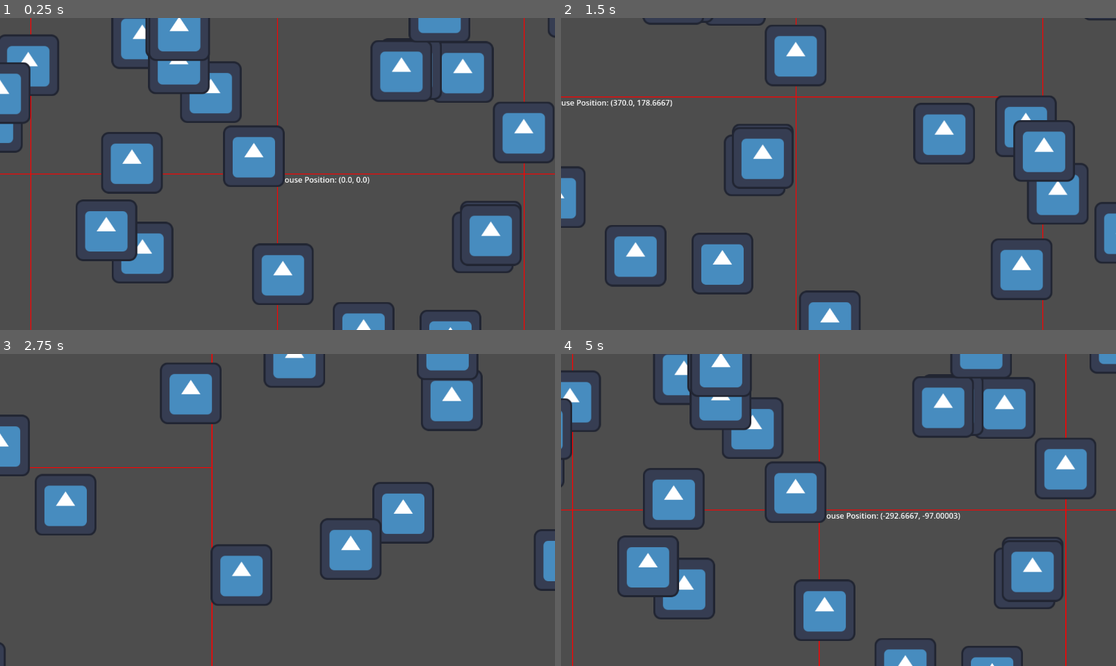
Above: before the commit, frames 1-4 (two rows, left to right).
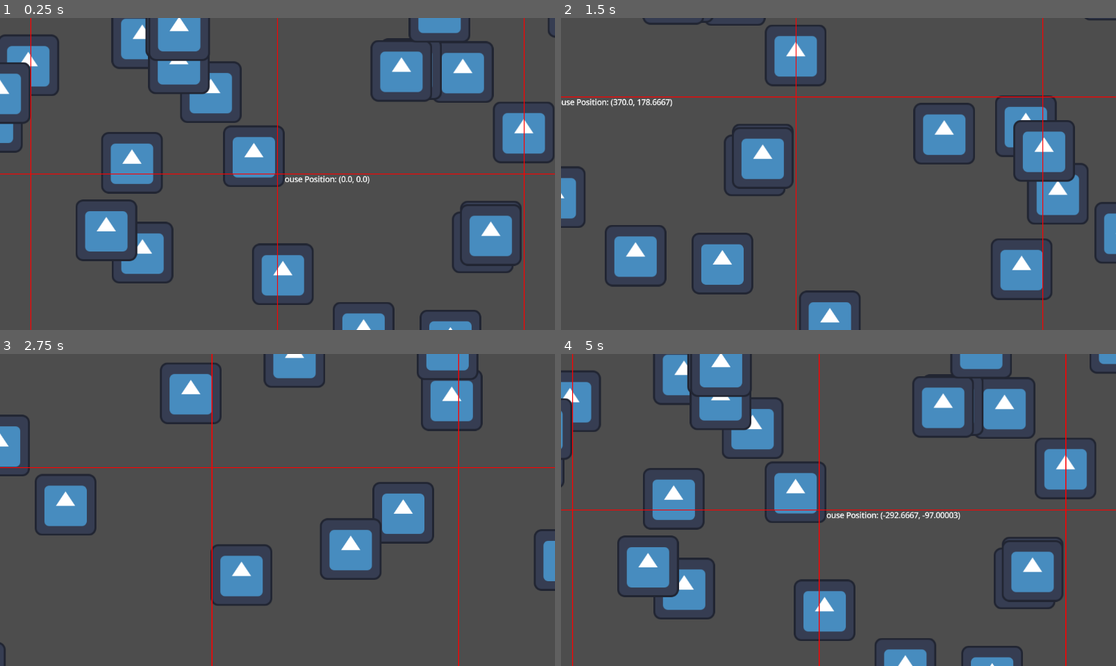
Above: after the commit, the same moments.

Repository: kendrickdk/celestialwarpproject
Game: Godot game, scene res://scenes/Main.tscn
Two runs of this game, one before a commit and one after it. Both use one fixed random seed, a clock stepped at 60 frames per second and the inputs below. The engine's default icon, where the game draws it, is replaced by a stand-in: a white triangle on a blue panel in a dark square.
Inputs (mouse positions are in pixels of both pictures, inside the frame that each line leads up to):
- Up to frame 1 (0.25 s): no input
- Up to frame 2 (1.5 s): tap Enter at 0.5 s; move the mouse to (960, 158) at 0.52 s; hold Right (ui_right) 0.53-1.28 s; click (960, 158) at 0.67 s; move the mouse to (727, 189) at 1.27 s; hold Down (ui_down) from 1.28 s (still down)
- Up to frame 3 (2.75 s): move the mouse to (333, 441) at 2.02 s; release Down (ui_down) at 2.03 s; hold Right (ui_right) from 2.03 s (still down)
- Up to frame 4 (5 s): move the mouse to (810, 572) at 2.77 s; release Right (ui_right) at 2.78 s; hold Up (ui_up) 2.78-3.53 s; click (810, 572) at 2.92 s; move the mouse to (1005, 556) at 3.52 s; hold Left (ui_left) from 3.53 s (still down); move the mouse to (672, 463) at 4.27 s

The runs differ from the first frame. In frame 1, 0.3% of the frame differs, in the area x 5-95%, y 5-92%; in frame 2, 0.5%; in frame 3, 0.5%, in the area x 0-100%, y 0-100%; in frame 4, 0.5%.

Commit message:
Consolidate chunk_grid.gd and fix grid coverage

Diff:
--- /dev/null
+++ b/Scripts/chunk_grid.gd
@@ -0,0 +1,53 @@
+# chunk_grid.gd
+# This script draws either a single chunk rectangle or a full grid of chunks on a Node2D.
+# Attach this to a Node2D in your scene.
+
+extends Node2D
+
+@export var chunk_size: int = 512       # Size (width/height) of each chunk in pixels
+@export var map_width: int = 2048       # Total width of the map when drawing the full grid
+@export var map_height: int = 2048      # Total height of the map when drawing the full grid
+@export var use_map_grid: bool = true   # Toggle between drawing the full grid or a single chunk
+
+func _draw():
+	# Called whenever the node needs to redraw. Chooses which drawing function to use.
+	if use_map_grid:
+		_draw_map_grid()
+	else:
+		_draw_single_chunk()
+
+func _draw_single_chunk():
+	# Draws a single red rectangle from (0,0) to (chunk_size, chunk_size)
+	draw_rect(
+		Rect2(Vector2.ZERO, Vector2(chunk_size, chunk_size)),  # Rectangle dimensions
+		Color(1, 0, 0, 0),                                      # Transparent fill color (alpha=0)
+		false,                                                  # Do not fill (outline only)
+		2                                                       # Line thickness
+	)
+
+func _draw_map_grid():
+	# Draws a red grid covering the entire map area in increments of chunk_size
+	var half_w = map_width / 2
+	var half_h = map_height / 2
+
+	# Draw vertical lines every chunk_size from -half_w to +half_w
+	for x in range(-half_w, half_w + 1, chunk_size):
+		draw_line(
+			Vector2(x, -half_h),     # Start point at top
+			Vector2(x, half_h),      # End point at bottom
+			Color(1, 0, 0),          # Line color (red)
+			2                        # Line thickness
+		)
+
+	# Draw horizontal lines every chunk_size from -half_h to +half_h
+	for y in range(-half_h, half_h + 1, chunk_size):
+		draw_line(
+			Vector2(-half_w, y),     # Start point at left
+			Vector2(half_w, y),      # End point at right
+			Color(1, 0, 0),          # Line color (red)
+			2                        # Line thickness
+		)
+
+func _ready():
+	# Defer an initial draw call so the grid appears at startup
+	call_deferred("_update")
--- a/chunk_grid.gd
+++ /dev/null
@@ -1,9 +0,0 @@
-extends Node2D
-
-@export var chunk_size := 512
-
-func _draw():
-	draw_rect(Rect2(Vector2.ZERO, Vector2(chunk_size, chunk_size)), Color(1, 0, 0, 0), false, 2)
-
-func _ready():
-	call_deferred("_update")
--- a/project.godot
+++ b/project.godot
@@ -14,6 +14,10 @@
 run/main_scene="uid://cb2b7tsgm6haw"
 config/features=PackedStringArray("4.4", "Forward Plus")
 config/icon="res://icon.svg"
+
+[gui]
+
+theme/default_font_multichannel_signed_distance_field=true
 
 [input]
 
--- a/scenes/ChunkGrid.tscn
+++ b/scenes/ChunkGrid.tscn
@@ -1,6 +1,6 @@
 [gd_scene load_steps=2 format=3 uid="uid://b1nqvhkrof6lv"]
 
-[ext_resource type="Script" uid="uid://bnemlfo7b8wnf" path="res://chunk_grid.gd" id="1_m8u7y"]
+[ext_resource type="Script" uid="uid://bnemlfo7b8wnf" path="res://Scripts/chunk_grid.gd" id="1_m8u7y"]
 
 [node name="ChunkGrid" type="Node2D"]
 script = ExtResource("1_m8u7y")
--- a/scenes/Main.tscn
+++ b/scenes/Main.tscn
@@ -2,9 +2,31 @@
 
 [ext_resource type="Script" uid="uid://lhprem6ypopb" path="res://scenes/Main.gd" id="1_rvslj"]
 [ext_resource type="Script" uid="uid://bpfvnjgiiejbo" path="res://scenes/Camera2DMovement.gd" id="2_rvslj"]
-[ext_resource type="Script" uid="uid://0tk3j6xlwj3r" path="res://scenes/chunk_grid.gd" id="3_0bbpv"]
 [ext_resource type="Script" uid="uid://c7taoayf5xklt" path="res://scenes/position_coordinates.gd" id="4_rarhs"]
 [ext_resource type="Script" uid="uid://brlb0smpvkekr" path="res://scenes/chunk_manager.gd" id="5_vcsgt"]
+
+[sub_resource type="GDScript" id="GDScript_rarhs"]
+script/source = "extends Node2D
+
+@export var chunk_size := 512
+@export var map_width := 2048
+@export var map_height := 2048
+
+func _draw():
+	var half_width = map_width / 2
+	var half_height = map_height / 2
+
+	# Draw vertical lines from -half_width to +half_width
+	for x in range(-half_width, half_width + 1, chunk_size):
+		draw_line(Vector2(x, -half_height), Vector2(x, half_height), Color.RED, 2)
+
+	# Draw horizontal lines from -half_height to +half_height
+	for y in range(-half_height, half_height + 1, chunk_size):
+		draw_line(Vector2(-half_width, y), Vector2(half_width, y), Color.RED, 2)
+
+func _ready():
+	call_deferred(\"_update\")
+"
 
 [node name="Main" type="Node2D"]
 script = ExtResource("1_rvslj")
@@ -13,7 +35,7 @@
 script = ExtResource("2_rvslj")
 
 [node name="ChunkGrid" type="Node2D" parent="."]
-script = ExtResource("3_0bbpv")
+script = SubResource("GDScript_rarhs")
 
 [node name="PositionCoordinates" type="Label" parent="."]
 offset_right = 40.0
--- a/scenes/chunk_grid.gd
+++ /dev/null
@@ -1,20 +0,0 @@
-extends Node2D
-
-@export var chunk_size := 512
-@export var map_width := 2048
-@export var map_height := 2048
-
-func _draw():
-	var half_width = map_width / 2
-	var half_height = map_height / 2
-
-	# Draw vertical lines from -half_width to +half_width
-	for x in range(-half_width, half_width + 1, chunk_size):
-		draw_line(Vector2(x, -half_height), Vector2(x, half_height), Color.RED, 2)
-
-	# Draw horizontal lines from -half_height to +half_height
-	for y in range(-half_height, half_height + 1, chunk_size):
-		draw_line(Vector2(-half_width, y), Vector2(half_width, y), Color.RED, 2)
-
-func _ready():
-	call_deferred("_update")
Not shown, added: Scripts/chunk_grid.gd.uid
Not shown, removed: chunk_grid.gd.uid
Not shown, removed: scenes/chunk_grid.gd.uid
